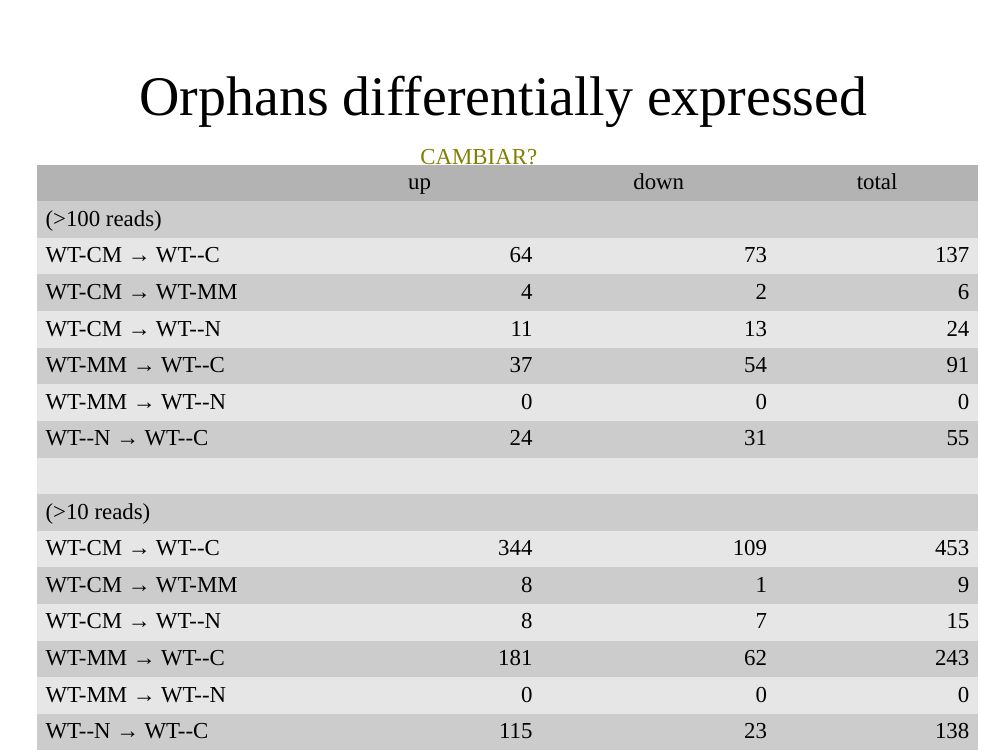
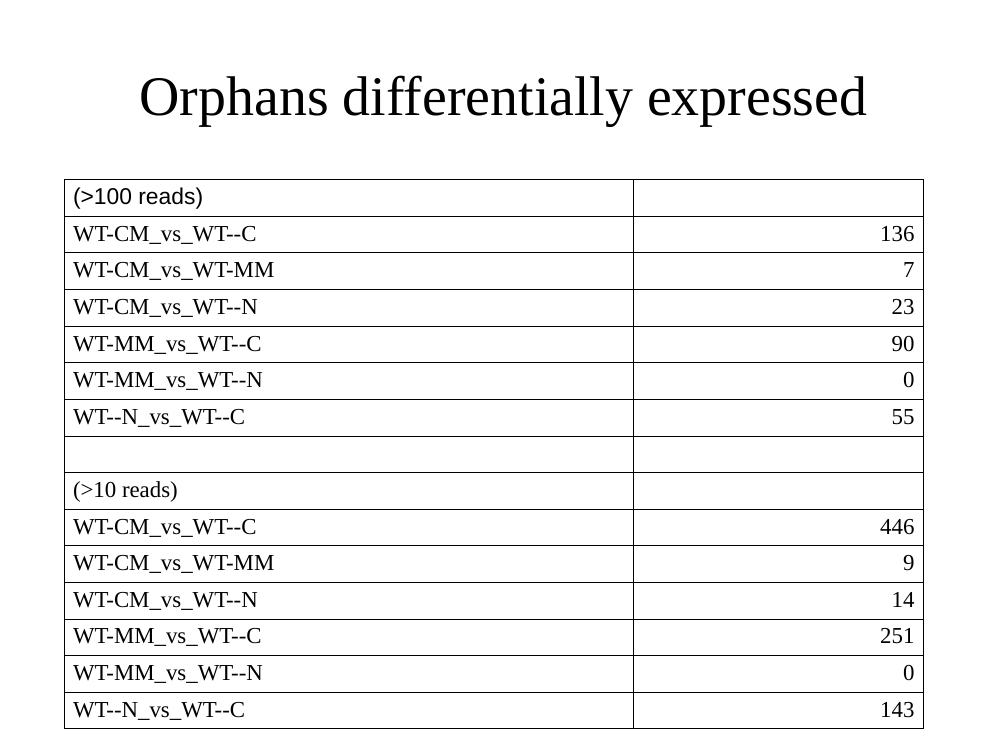
Before and after one commit to wilkinsonlab/m-oryzae-polya, a slide deck: slide 18 of doc/version_21/oryzae_presentation.odp (slide 19 before the commit). Drawn at 1008x756 pixels with LibreOffice and Linux fonts; fonts in the diff are those of the drawing. Boxes give left, top, right and bottom in pixels: in the first picture for what was removed or moved away, otherwise in the second. Text is boxed around its words. In the diff, an @@ line names an element or a change of style, - is before the commit and + after.

```diff
--- a/doc/version_21/oryzae_presentation.odp
+++ b/doc/version_21/oryzae_presentation.odp
@@ text removed at [420,149,537,169] @@
-CAMBIAR?
@@ table at [64,179,924,724] @@
- | up | down | total
-(>100 reads) |  |  | 
-WT-CM → WT--C | 64 | 73 | 137
-WT-CM → WT-MM | 4 | 2 | 6
-WT-CM → WT--N | 11 | 13 | 24
-WT-MM → WT--C | 37 | 54 | 91
-WT-MM → WT--N | 0 | 0 | 0
-WT--N → WT--C | 24 | 31 | 55
- |  |  | 
-(>10 reads) |  |  | 
-WT-CM → WT--C | 344 | 109 | 453
-WT-CM → WT-MM | 8 | 1 | 9
-WT-CM → WT--N | 8 | 7 | 15
-WT-MM → WT--C | 181 | 62 | 243
-WT-MM → WT--N | 0 | 0 | 0
-WT--N → WT--C | 115 | 23 | 138
+(>100 reads) | 
+WT-CM_vs_WT--C | 136
+WT-CM_vs_WT-MM | 7
+WT-CM_vs_WT--N | 23
+WT-MM_vs_WT--C | 90
+WT-MM_vs_WT--N | 0
+WT--N_vs_WT--C | 55
+ | 
+(>10 reads) | 
+WT-CM_vs_WT--C | 446
+WT-CM_vs_WT-MM | 9
+WT-CM_vs_WT--N | 14
+WT-MM_vs_WT--C | 251
+WT-MM_vs_WT--N | 0
+WT--N_vs_WT--C | 143
@@ table: place and size @@
-table at [37,165,980,743]
+table at [64,179,924,724]
```
Also in this commit, not shown: 22 other slides changed, 4 slides added, 9 slides removed, 4 other files.
